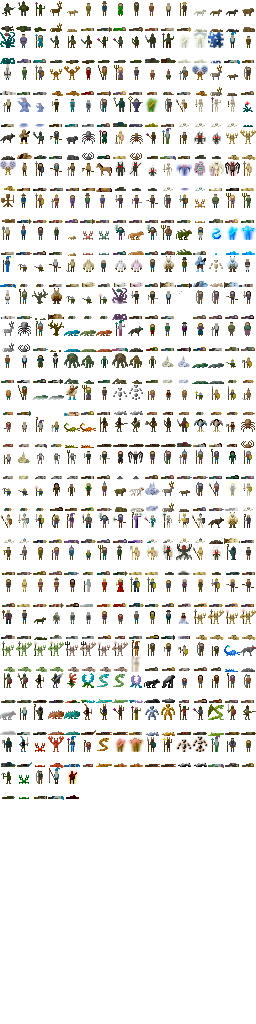
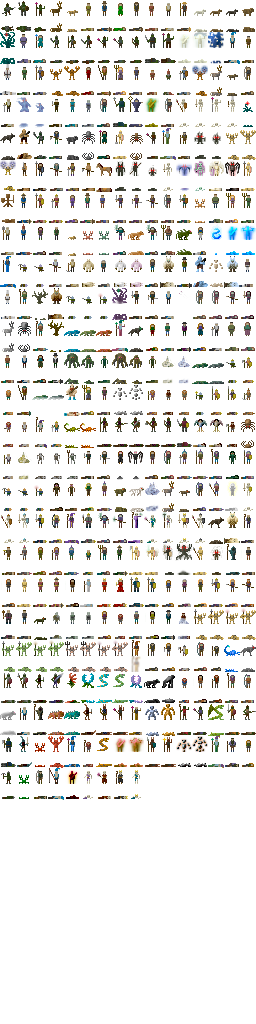
Layered file, before and after one edit (256x1024). Changes by layer:
painted on "Background" over [83, 770, 141, 799]
